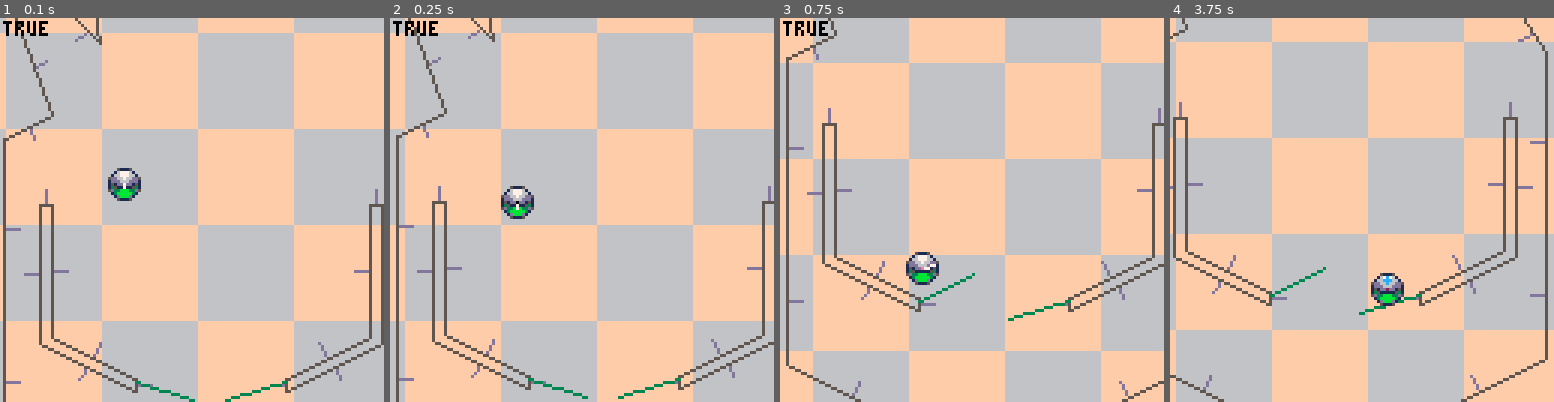
Above: before the commit, frames 1-4 (left to right).
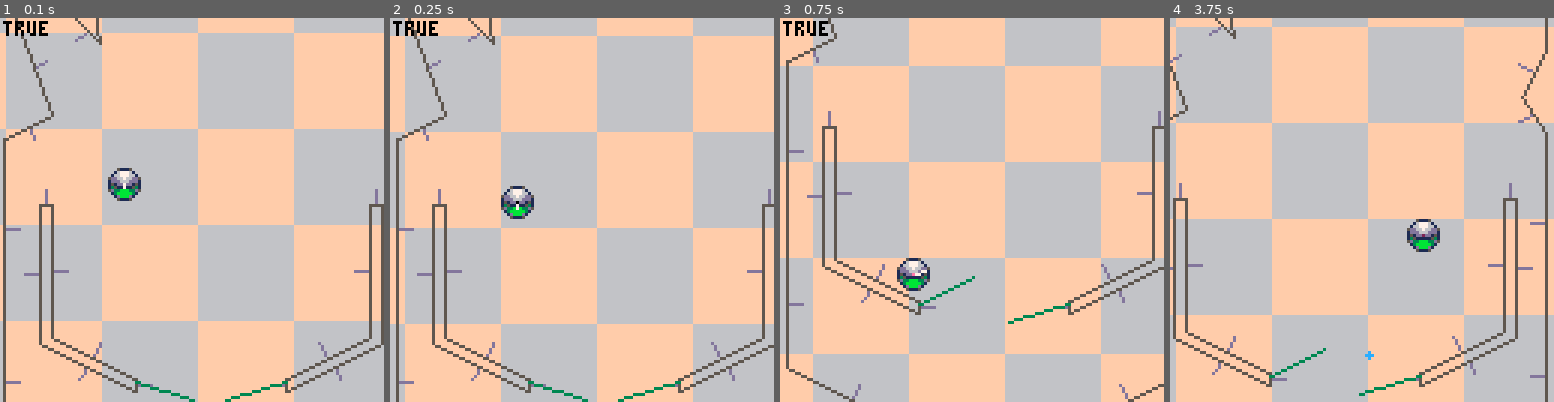
Above: after the commit, the same moments.

Repository: LouieChapm/Super3dPinball
Game: PICO-8 cartridge super_3d_pinball.p8
Two runs of this game, one before a commit and one after it. Both use one fixed random seed, a clock stepped at 60 frames per second and the inputs below.
Inputs:
- Up to frame 1 (0.1 s): no input
- Up to frame 2 (0.25 s): no input
- Up to frame 3 (0.75 s): tap X (X key) at 0.33 s; tap O (Z key) at 0.7 s
- Up to frame 4 (3.75 s): tap X (X key) at 1.07, 1.85, 2.97 s; hold Right 1.6-2.1 s; tap O (Z key) every 0.4 s from 1.7 to 3.7 s; hold Up 2.15-2.42 s; hold Right 2.47-3.03 s; hold Left 3.08-3.58 s; hold Down from 3.63 s (still down)

Frame 1 is identical in both runs. In frame 2, 6.0% of the frame differs, in the area x 0-100%, y 0-100%; in frame 3, 7.1%; in frame 4, 84%.

Commit message:
physics_changes

Diff:
--- a/super_3d_pinball.p8
+++ b/super_3d_pinball.p8
@@ -3,16 +3,16 @@
 __lua__
 -- init
 
-GRAVITY =  .08
+GRAVITY =  .06
 DEBUG = ""
 DEBUGTIME = 90
 
 deltaTime = 1
 
 LEFT_FLIPPER,RIGHT_FLIPPER = false, false
-FLIPPER_SPEED = .3
-
-PHYSICS_SPEED = .9
+FLIPPER_SPEED = .4
+
+PHYSICS_SPEED = 1
 PHYSICS_STEPS = 8
 
 STOP_SIM = false
